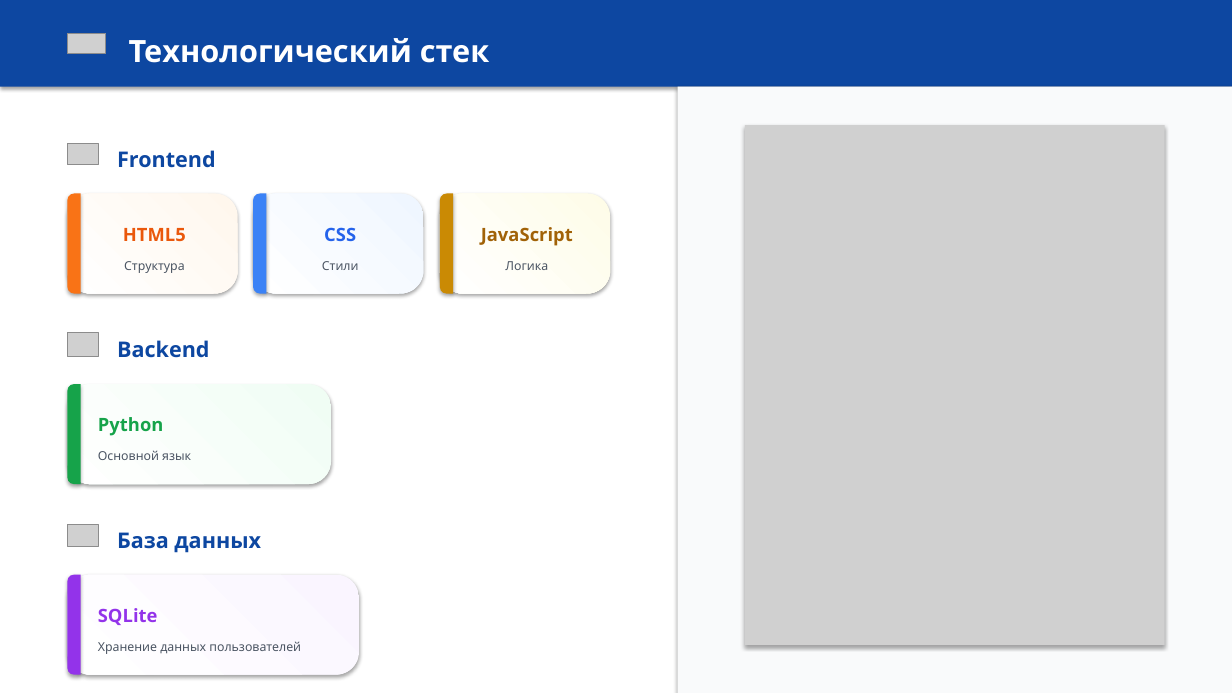
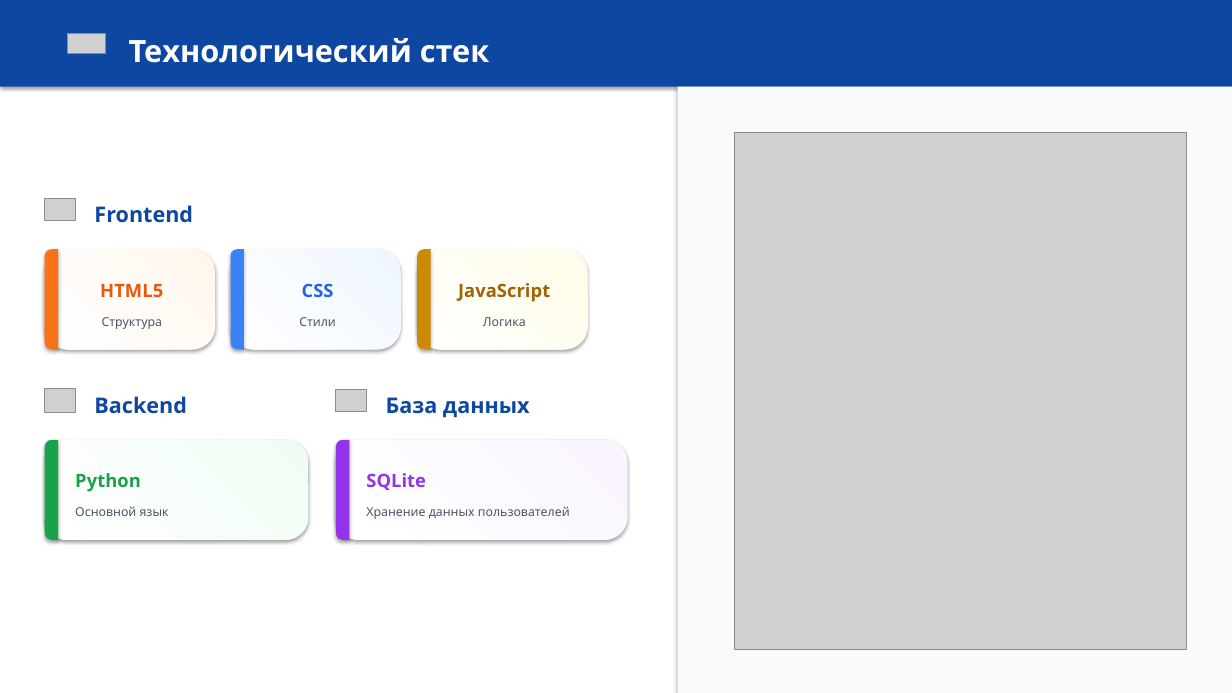
Before and after one commit to TimAlb7/decease_risk, a slide deck: slide 4 of Веб-приложение для оценки риска заболеваний.pptx. Drawn at 1232x693 pixels with LibreOffice and Linux fonts; fonts in the diff are those of the drawing; grey boxes stand for pictures. Boxes give left, top, right and bottom in pixels: in the first picture for what was removed or moved away, otherwise in the second. Text is boxed around its words. In the diff, an @@ line names an element or a change of style, - is before the commit and + after.

```diff
--- a/Веб-приложение для оценки риска заболеваний.pptx
+++ b/Веб-приложение для оценки риска заболеваний.pptx
@@ picture: place and size @@
-picture at <box>745,125,1165,644</box>
+picture at <box>735,132,1187,650</box>
@@ 6 texts, 3 rounded rectangles, 2 pictures, 2 round same rects: place and size @@
-6 texts, 3 rounded rectangles, 2 pictures, 2 round same rects at <box>67,143,423,484</box>
+6 texts, 3 rounded rectangles, 2 pictures, 2 round same rects at <box>44,199,400,540</box>
@@ 4 texts, 2 round same rects, 1 rounded rectangle: place and size @@
-4 texts, 2 round same rects, 1 rounded rectangle at <box>124,193,610,293</box>
+4 texts, 2 round same rects, 1 rounded rectangle at <box>102,250,588,349</box>
@@ 3 texts, 1 picture, 1 rounded rectangle, 1 round same rect: place and size @@
-3 texts, 1 picture, 1 rounded rectangle, 1 round same rect at <box>67,524,360,675</box>
+3 texts, 1 picture, 1 rounded rectangle, 1 round same rect at <box>336,389,628,540</box>
```
Also in this commit, not shown: 7 other slides changed.
